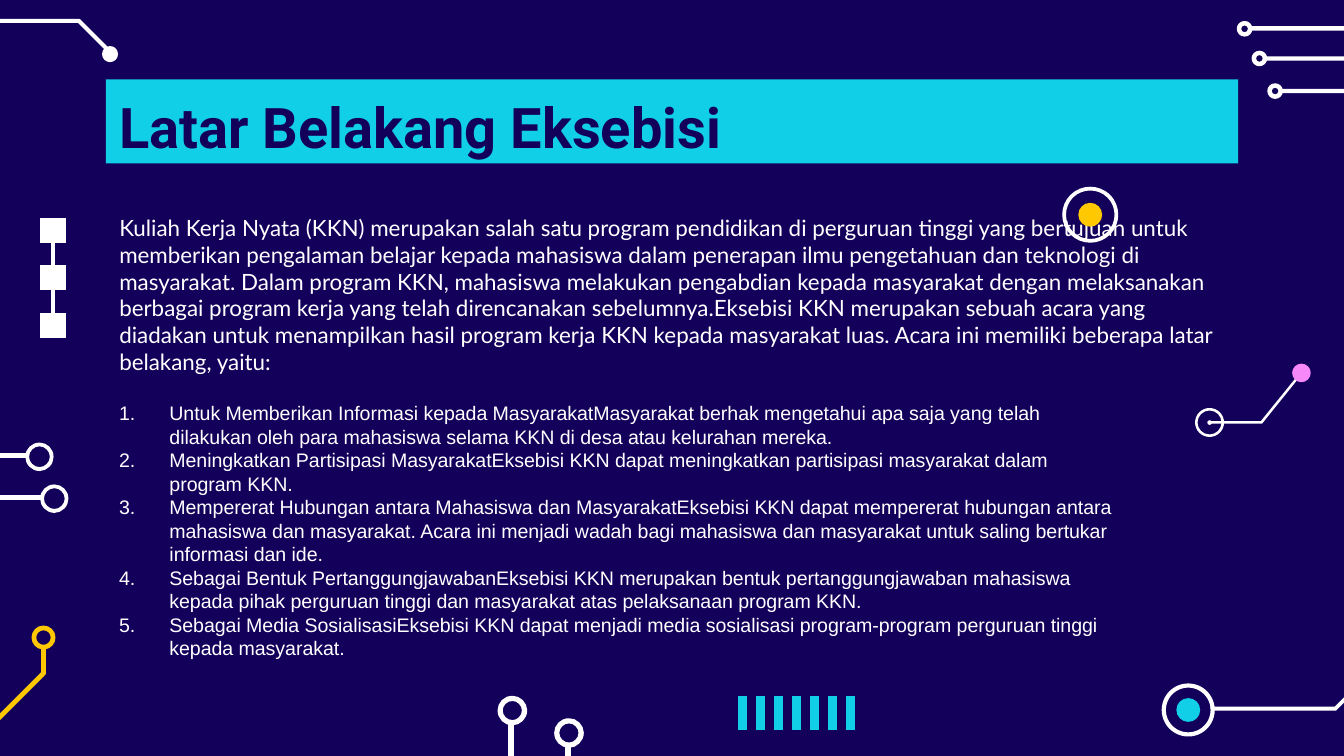
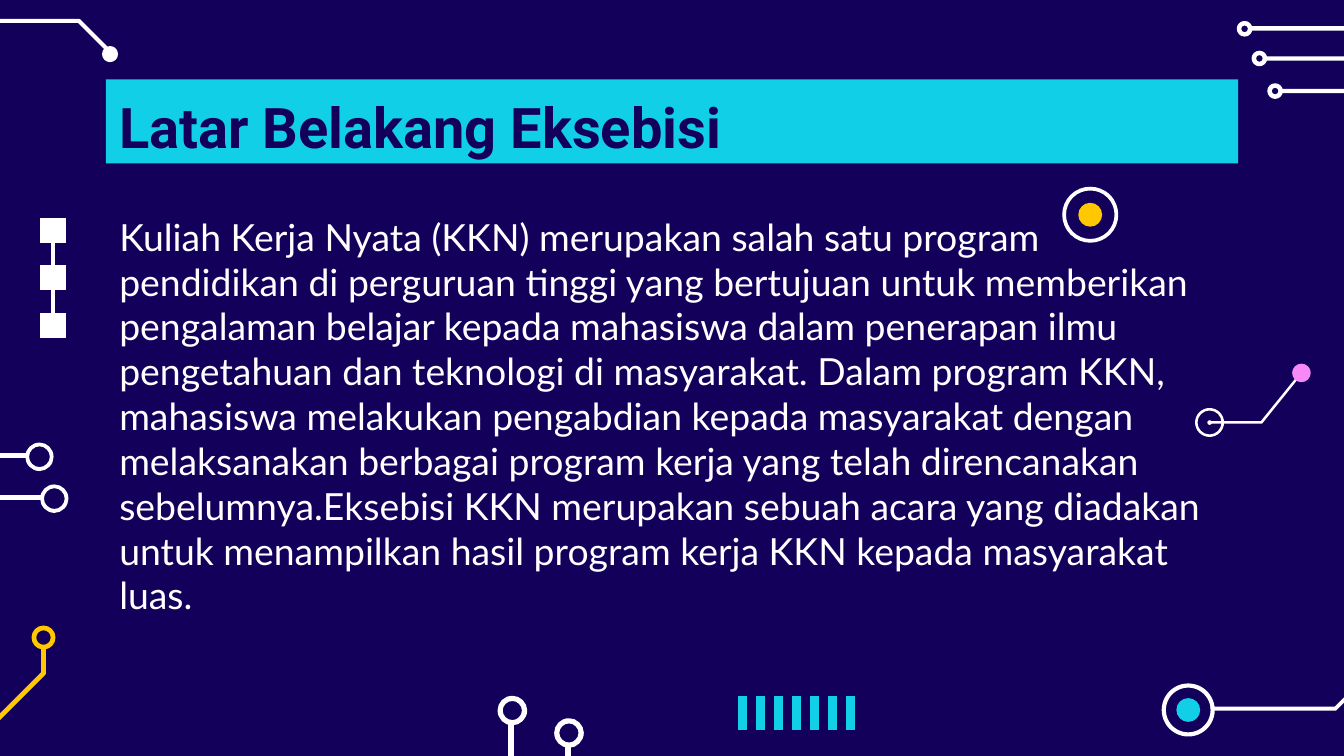
Before and after one commit to chariotofthesun/kkngenap2024, a slide deck: slide 2 of Peeeeeeeeenjk Eksebissii KKN Reg2024.pptx. Drawn at 1344x756 pixels with LibreOffice and Linux fonts; fonts in the diff are those of the drawing. Boxes give left, top, right and bottom in pixels: in the first picture for what was removed or moved away, otherwise in the second. Text is boxed around its words. In the diff, an @@ line names an element or a change of style, - is before the commit and + after.

```diff
--- a/Peeeeeeeeenjk Eksebissii KKN Reg2024.pptx
+++ b/Peeeeeeeeenjk Eksebissii KKN Reg2024.pptx
@@ text at [119, 222, 1199, 610]: text changed; size 12 to 20 pt @@
-Kuliah Kerja Nyata (KKN) merupakan salah satu program pendidikan di perguruan tinggi yang bertujuan untuk memberikan pengalaman belajar kepada mahasiswa dalam penerapan ilmu pengetahuan dan teknologi di masyarakat. Dalam program KKN, mahasiswa melakukan pengabdian kepada masyarakat dengan melaksanakan berbagai program kerja yang telah direncanakan sebelumnya.Eksebisi KKN merupakan sebuah acara yang diadakan untuk menampilkan hasil program kerja KKN kepada masyarakat luas. Acara ini memiliki beberapa latar belakang, yaitu:
+Kuliah Kerja Nyata (KKN) merupakan salah satu program pendidikan di perguruan tinggi yang bertujuan untuk memberikan pengalaman belajar kepada mahasiswa dalam penerapan ilmu pengetahuan dan teknologi di masyarakat. Dalam program KKN, mahasiswa melakukan pengabdian kepada masyarakat dengan melaksanakan berbagai program kerja yang telah direncanakan sebelumnya.Eksebisi KKN merupakan sebuah acara yang diadakan untuk menampilkan hasil program kerja KKN kepada masyarakat luas.
@@ text removed at [169, 405, 1111, 659] @@
-1. Untuk Memberikan Informasi kepada MasyarakatMasyarakat berhak mengetahui apa saja yang telah dilakukan oleh para mahasiswa selama KKN di desa atau kelurahan mereka.
-2. Meningkatkan Partisipasi MasyarakatEksebisi KKN dapat meningkatkan partisipasi masyarakat dalam program KKN.
-3. Mempererat Hubungan antara Mahasiswa dan MasyarakatEksebisi KKN dapat mempererat hubungan antara mahasiswa dan masyarakat. Acara ini menjadi wadah bagi mahasiswa dan masyarakat untuk saling bertukar informasi dan ide.
-4. Sebagai Bentuk PertanggungjawabanEksebisi KKN merupakan bentuk pertanggungjawaban mahasiswa kepada pihak perguruan tinggi dan masyarakat atas pelaksanaan program KKN.
-5. Sebagai Media SosialisasiEksebisi KKN dapat menjadi media sosialisasi program-program perguruan tinggi kepada masyarakat.
```
Also in this commit, not shown: 1 other slide changed, 1 slide added.
